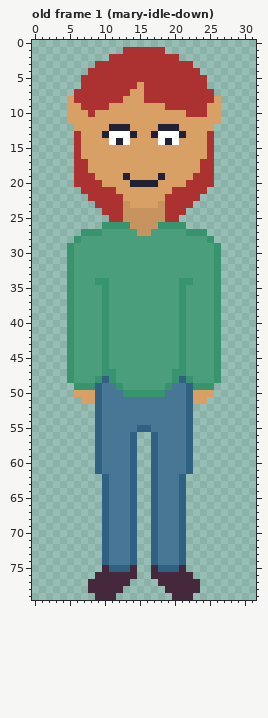
A pixel-art file gets an edit: src/assets/mary.aseprite. Above is the file before it was changed.
32x80 pixels, 3 frames. Shown: old frame 1 (mary-idle-down). The commit also changed other frames, which this record leaves out.
New version:
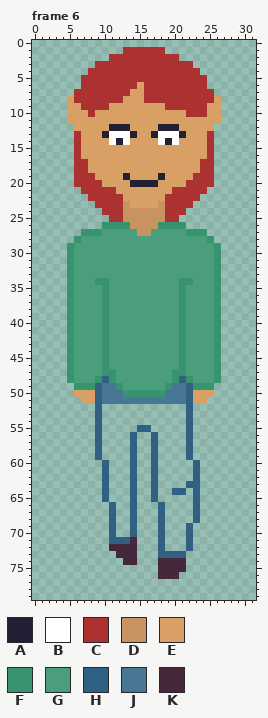
Palette (. is transparent): A #222034  B #ffffff  C #ac3232  D #c7935f  E #d9a066  F #37946e  G #4a9e7b  H #306082  J #487796  K #45283c
A new or re-ordered frame is compared with the old frame closest to it.
Difference:
frames 3 -> 8
--- frame 6 is new; against old frame 1 (mary-idle-down)
@@ x 6..25 @@
 51 .EEHJJJJJJJJJJJJHEE.
-52 ...HJJJJJJJJJJJJH...
-53 ...HJJJJJJJJJJJJH...
-54 ...HJJJJJJJJJJJJH...
-55 ...HJJJJJHHJJJJJH...
-56 ...HJJJJH..HJJJJH...
-57 ...HJJJJH..HJJJJH...
-58 ...HJJJJH..HJJJJH...
-59 ...HJJJJH..HJJJJH...
-60 ...HJJJJH..HJJJJH...
-61 ...HJJJJH..HJJJJH...
-62 ....HJJJH..HJJJH....
-63 ....HJJJH..HJJJH....
-64 ....HJJJH..HJJJH....
-65 ....HJJJH..HJJJH....
-66 ....HJJJH..HJJJH....
-67 ....HJJJH..HJJJH....
-68 ....HJJJH..HJJJH....
-69 ....HJJJH..HJJJH....
-70 ....HJJJH..HJJJH....
-71 ....HJJJH..HJJJH....
-72 ....HJJJH..HJJJH....
-73 ....HJJJH..HJJJH....
-74 ....HJJJH..HJJJH....
-75 ....KHHHK..KHHHK....
-76 ...KKKKKK..KKKKKK...
-77 ..KKKKKK....KKKKKK..
-78 ..KKKKK......KKKKK..
-79 ...KKK........KKK...
+52 ...H............H...
+53 ...H............H...
+54 ...H............H...
+55 ...H.....HH.....H...
+56 ...H....H..H....H...
+57 ...H....H..H....H...
+58 ...H....H..H....H...
+59 ...H....H..H....H...
+60 ....H...H..H.....H..
+61 ....H...H..H.....H..
+62 ....H...H..H.....H..
+63 ....H...H..H....HH..
+64 ....H...H..H..HH.H..
+65 ....H...H..H.....H..
+66 .....H..H...H....H..
+67 .....H..H...H....H..
+68 .....H..H...H....H..
+69 .....H..H...H...H...
+70 .....H..H...H...H...
+71 .....HHHK...H...H...
+72 .....KKKK...H...H...
+73 ......KKK...HHHH....
+74 .......KK...KKKK....
+75 ............KKKK....
+76 ............KKK.....
+77 ....................
+78 ....................
+79 ....................
Where, in picture pixels (left, top, right, bottom), the same in both pictures:
changed: (88, 404, 200, 600)
